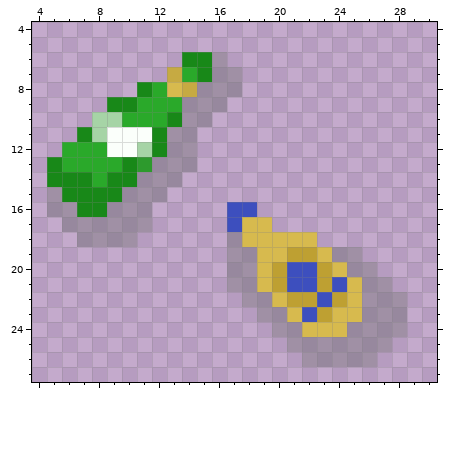
Pixel-art sprite, stored at scenes/elevator/bottles.png. The first picture shows the starting point.
The file is 32x32 pixels. Shown: x 4..30, y 4..27.
New version:
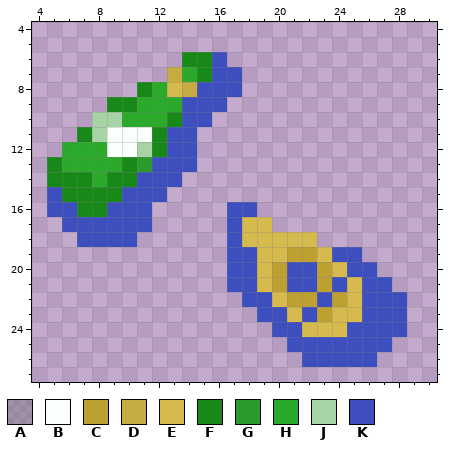
Palette (. is transparent): A #696a6a66  B #fbfffb  C #bea032  D #c6aa42  E #d7ba4e  F #188818  G #2d9a2d  H #2aa92a  J #a6d4a6  K #3d4fbe
What changed:
@@ x 4..30 @@
  5 ...........................
- 6 ..........FFA..............
- 7 .........DHFAA.............
- 8 .......FHEDAAA.............
- 9 .....FFHHHAAA..............
-10 ....JJHHHFAA...............
-11 ...FJBBBFAA................
-12 ..HHHBBJFAA................
-13 .FHHHHFGAAA................
-14 .FFFHFFAAA.................
-15 .AFFFFAAA..................
-16 .AAFFAAA.....KK............
-17 ..AAAAAA.....KEE...........
-18 ...AAAA......AEEEEE........
-19 .............AAEECCEAA.....
-20 .............AAECKKCEAA....
-21 .............AAECKKCKEAA...
-22 ..............AAECCKCEAAA..
-23 ...............AAEKCEEAAA..
-24 ................AAEEEAAAA..
-25 .................AAAAAAA...
-26 ..................AAAAA....
+ 6 ..........FFK..............
+ 7 .........DHFKK.............
+ 8 .......FHEDKKK.............
+ 9 .....FFHHHKKK..............
+10 ....JJHHHFKK...............
+11 ...FJBBBFKK................
+12 ..HHHBBJFKK................
+13 .FHHHHFGKKK................
+14 .FFFHFFKKK.................
+15 .KFFFFKKK..................
+16 .KKFFKKK.....KK............
+17 ..KKKKKK.....KEE...........
+18 ...KKKK......KEEEEE........
+19 .............KKEECCEKK.....
+20 .............KKECKKCEKK....
+21 .............KKECKKCKEKK...
+22 ..............KKECCKCEKKK..
+23 ...............KKEKCEEKKK..
+24 ................KKEEEKKKK..
+25 .................KKKKKKK...
+26 ..................KKKKK....
 27 ...........................
